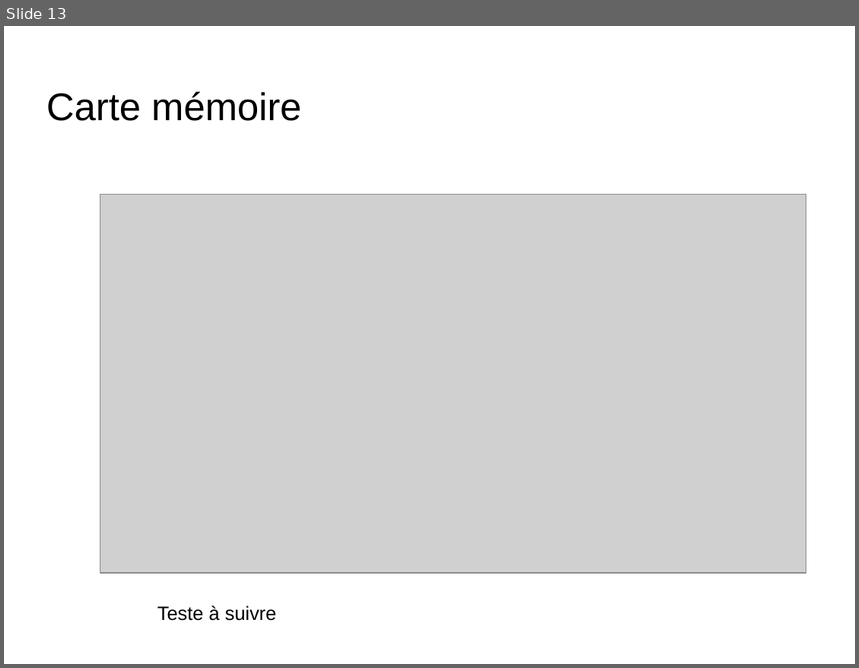
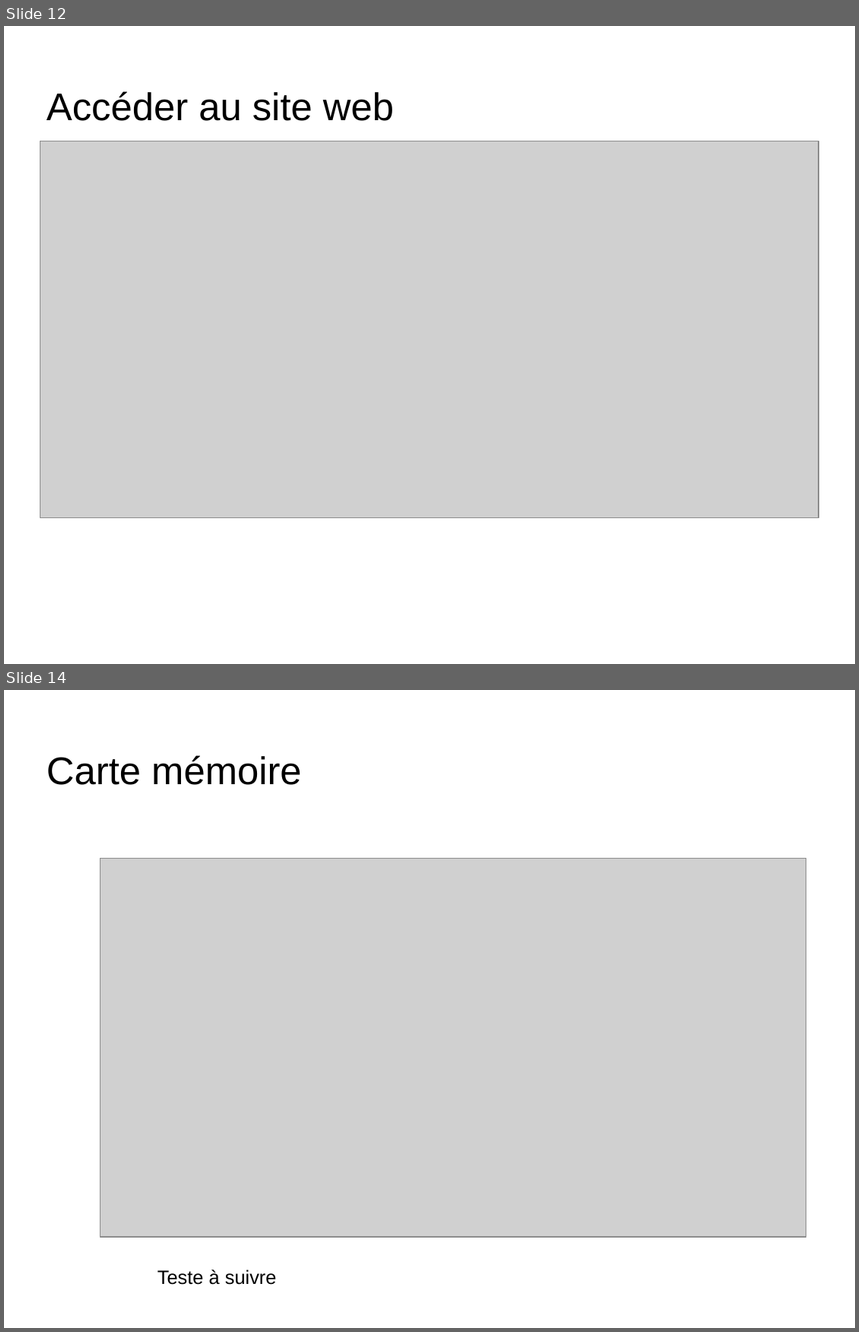
Before and after one commit to ClementM0512/Projet_Ortho, a slide deck: diapo karl Bourgault.odp. Shown one above the other, each under a label of ours: slide 13 before the commit, slides 12 and 14 after it; the slides between them are not shown. The pictures are 859x668 and 859x1332 pixels, drawn with LibreOffice and Linux fonts; fonts in the diff are those of the drawing; grey boxes stand for pictures; background and template pictures are left out. Boxes give left, top, right and bottom in pixels: in the first picture for what was removed or moved away, otherwise in the second. Text is boxed around its words. In the diff, an @@ line names an element or a change of style, - is before the commit and + after.

```diff
--- a/diapo karl Bourgault.odp
+++ b/diapo karl Bourgault.odp
@@ slide 12 added at [4, 26, 855, 664], background picture (left out) @@
@@ title added at [47, 91, 394, 121], 36 pt, text #000000 @@
+Accéder au site web
@@ picture added at [40, 142, 819, 518] @@
@@ what was slide 13 is now slide 14 @@
```
Also in this commit, not shown: 4 slides changed, 3 other slides added, 2 slides removed, 2 other files.
